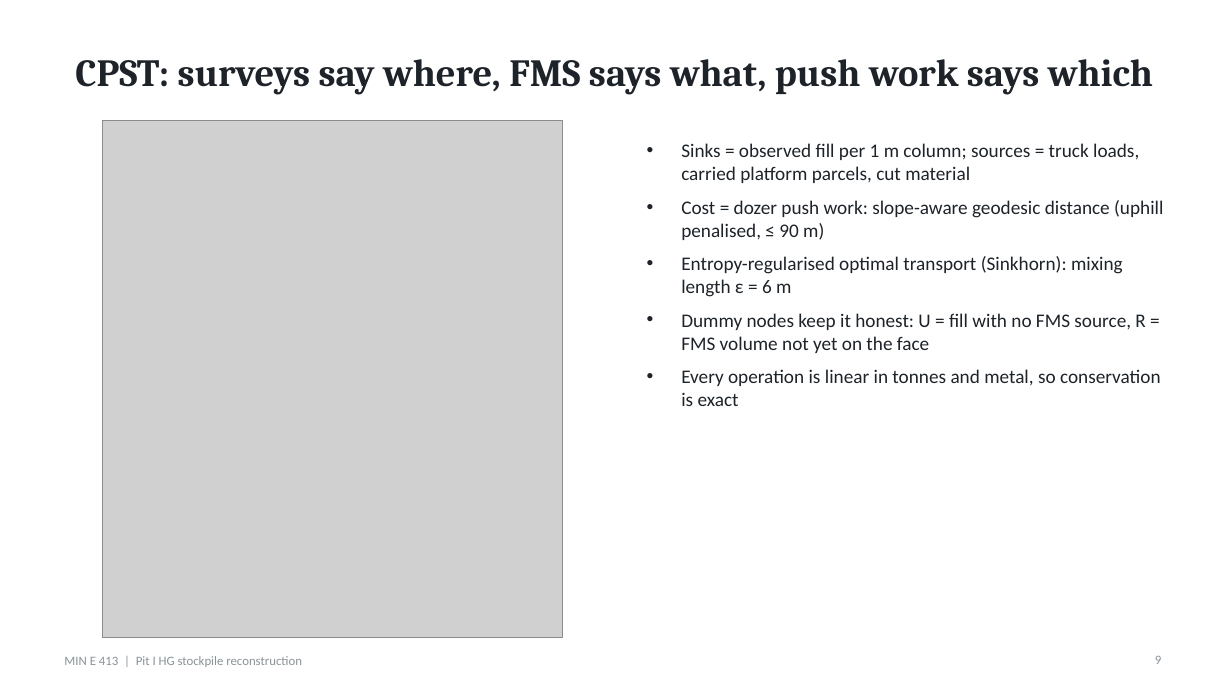
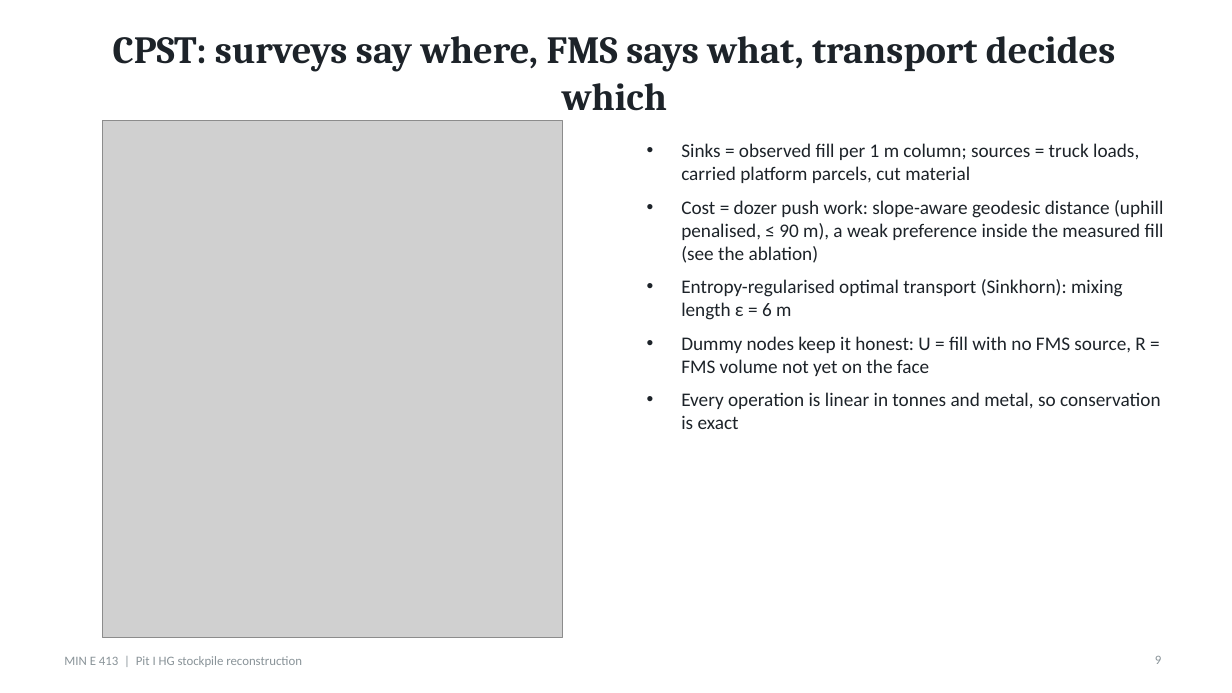
Before and after one commit to evreythi/mine413, a slide deck: slide 9 of docs/build/D7_Presentation.pptx. Drawn at 1232x693 pixels with LibreOffice and Linux fonts; fonts in the diff are those of the drawing; grey boxes stand for pictures. Boxes give left, top, right and bottom in pixels: in the first picture for what was removed or moved away, otherwise in the second. Text is boxed around its words. In the diff, an @@ line names an element or a change of style, - is before the commit and + after.

```diff
--- a/docs/build/D7_Presentation.pptx
+++ b/docs/build/D7_Presentation.pptx
@@ title at <box>113,36,1116,111</box>: text changed @@
-CPST: surveys say where, FMS says what, push work says which
+CPST: surveys say where, FMS says what, transport decides which
@@ text at <box>681,200,1164,263</box>: text changed @@
-• Cost = dozer push work: slope-aware geodesic distance (uphill penalised, ≤ 90 m)
+• Cost = dozer push work: slope-aware geodesic distance (uphill penalised, ≤ 90 m), a weak preference inside the measured fill (see the ablation)
```
Also in this commit, not shown: 8 other slides changed, 3 slides added, 49 other files.
